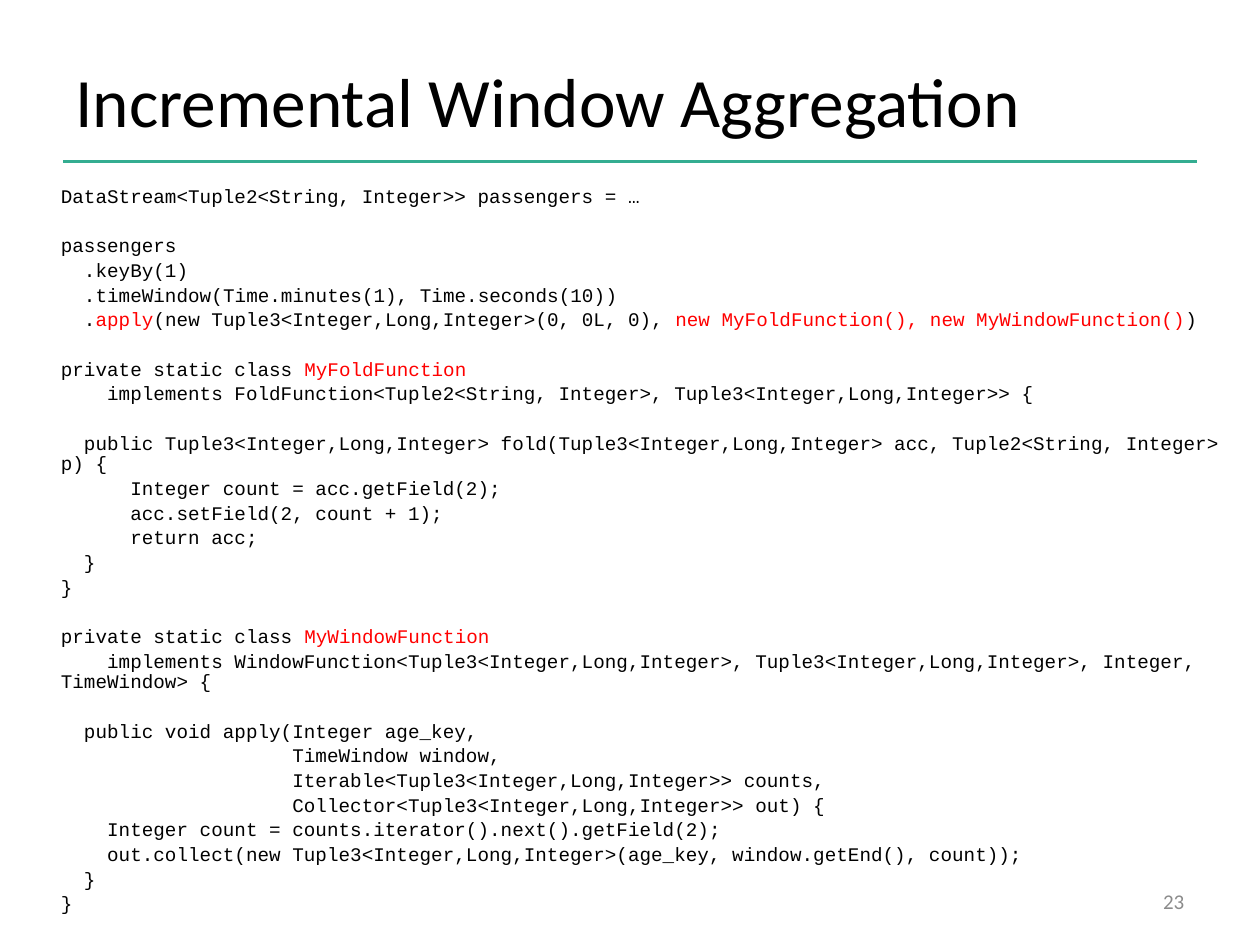
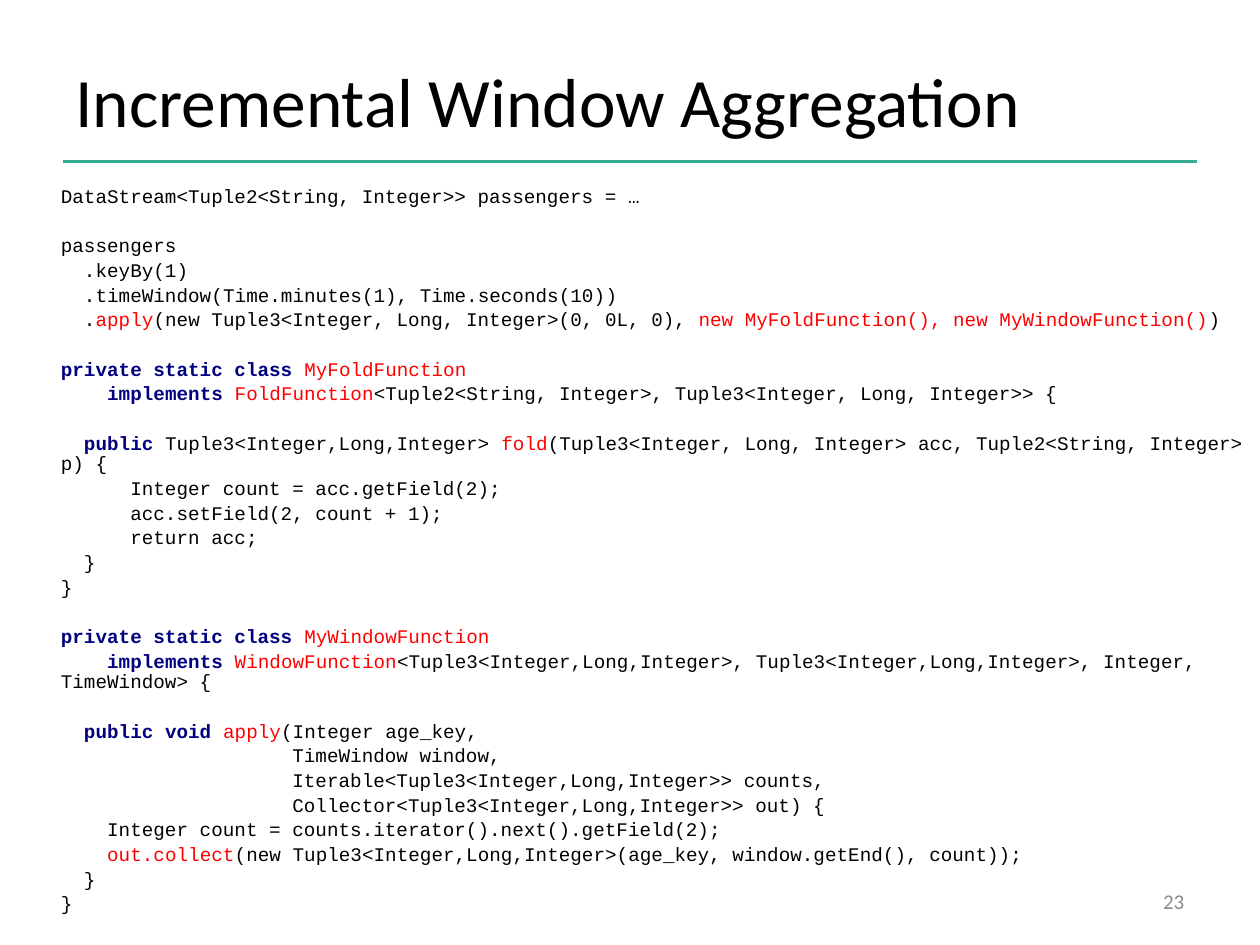
Before and after one commit to dataArtisans/flink-training-web, a slide deck: slide 23 of slides/flink_stream_windows.pptx. Drawn at 1260x945 pixels with LibreOffice and Linux fonts; fonts in the diff are those of the drawing; background and template pictures are left out. Boxes give left, top, right and bottom in pixels: in the first picture for what was removed or moved away, otherwise in the second. Text is boxed around its words. In the diff, an @@ line names an element or a change of style, - is before the commit and + after.

```diff
--- a/slides/flink_stream_windows.pptx
+++ b/slides/flink_stream_windows.pptx
@@ text at (84, 313, 1220, 330): spaces changed @@
-.apply(new Tuple3<Integer,Long,Integer>(0, 0L, 0), new MyFoldFunction(), new MyWindowFunction())
+.apply(new Tuple3<Integer, Long, Integer>(0, 0L, 0), new MyFoldFunction(), new MyWindowFunction())
@@ text at (61, 387, 1243, 474): spaces changed @@
-implements FoldFunction<Tuple2<String, Integer>, Tuple3<Integer,Long,Integer>> {
-public Tuple3<Integer,Long,Integer> fold(Tuple3<Integer,Long,Integer> acc, Tuple2<String, Integer> p) {
+implements FoldFunction<Tuple2<String, Integer>, Tuple3<Integer, Long, Integer>> {
+public Tuple3<Integer,Long,Integer> fold(Tuple3<Integer, Long, Integer> acc, Tuple2<String, Integer> p) {
@@ text at (61, 362, 1196, 865): text colour #000000 to #000080, bold on in "private static class", "private static class", "implements", "public void"; text colour #000000 to #FF0000 in "WindowFunction<Tuple3<Integer,Long,Integer>,", "apply(Integer", "out.collect(new" @@
```
Also in this commit, not shown: 9 other slides changed, 4 other files.
